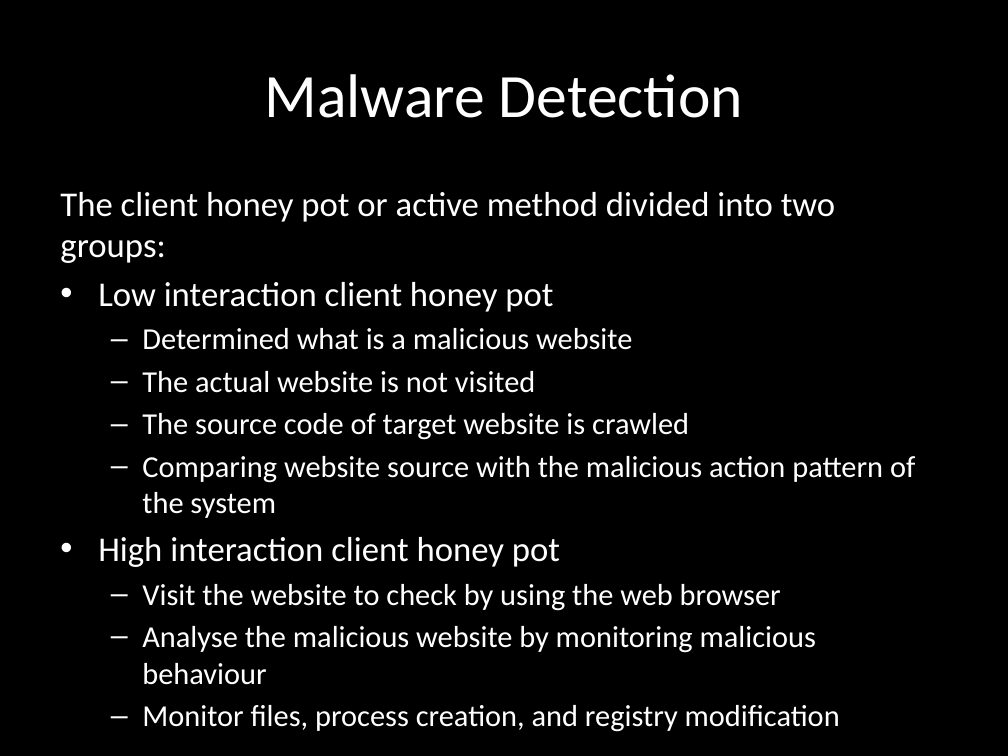
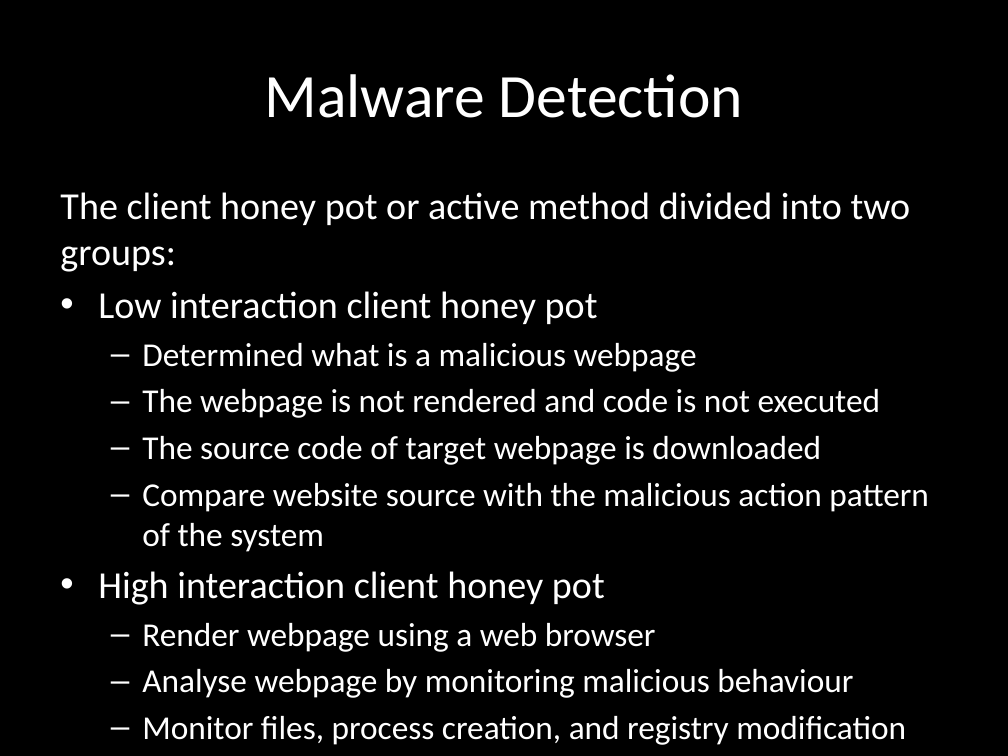
Before and after one commit to chrissorchard/malucrawl, a slide deck: slide 13 of doc/pres1/wk4-progress.pptx. Drawn at 1008x756 pixels with LibreOffice and Linux fonts; fonts in the diff are those of the drawing; background and template pictures are left out. Boxes give left, top, right and bottom in pixels: in the first picture for what was removed or moved away, otherwise in the second. Text is boxed around its words. In the diff, an @@ line names an element or a change of style, - is before the commit and + after.

Commit message:
website -> webpage, language from paper changed

```diff
--- a/doc/pres1/wk4-progress.pptx
+++ b/doc/pres1/wk4-progress.pptx
@@ text at (60, 192, 911, 745): size 24.8 to 27.2 pt in "The client honey pot or active method ...", "Low interaction client honey pot", "High interaction client honey pot"; size 21.7 to 23.8 pt in "Monitor files, process creation, and registry modification" @@
@@ text at (142, 343, 929, 552): text changed; size 21.7 to 23.8 pt @@
-  – Determined what is a malicious website
-  – The actual website is not visited
-  – The source code of target website is crawled
-  – Comparing website source with the malicious action pattern of the system
+  – Determined what is a malicious webpage
+  – The webpage is not rendered and code is not executed
+  – The source code of target webpage is downloaded
+  – Compare website source with the malicious action pattern of the system
@@ text at (142, 623, 853, 698): text changed; size 21.7 to 23.8 pt @@
-  – Visit the website to check by using the web browser
-  – Analyse the malicious website by monitoring malicious behaviour
+  – Render webpage using a web browser
+  – Analyse webpage by monitoring malicious behaviour
```
Also in this commit, not shown: 1 other slide changed.
